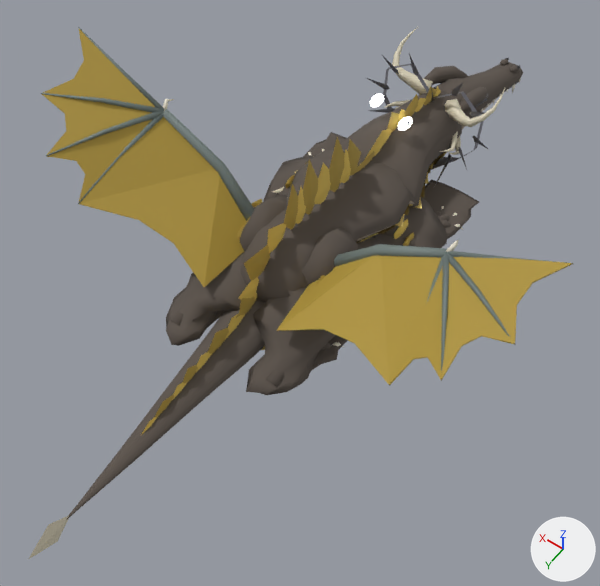
A saved change to the glTF model game/assets/genius/forms/drake-gate-wyrm.glb.
One viewpoint serves both versions: a camera (50 mm lens) standing at (-1.32, 2.03, 2.81) and looking at (-0.15, 0.39, 0.23). The lights are fixed; the arrows at lower right show +X, +Y and +Z. The first picture is the older version. Where no turn or scale is listed for an object, it has been applied to the vertices. Vertices at exactly the same position are counted once.

Script lines for the objects in view, before the commit:
```python
ob_glide_wing_l = bpy.data.objects.new('glide_wing_l', me_glide_wing_l)
ob_glide_wing_l.location = (0.151, 0.242, 0.252)
ob_glide_wing_r = bpy.data.objects.new('glide_wing_r', me_glide_wing_r)
ob_glide_wing_r.location = (-0.151, 0.242, 0.252)
ob_wolf = bpy.data.objects.new('Wolf', me_wolf)
ob_wolf.location = (0.0, 0.0, 0.0)
```
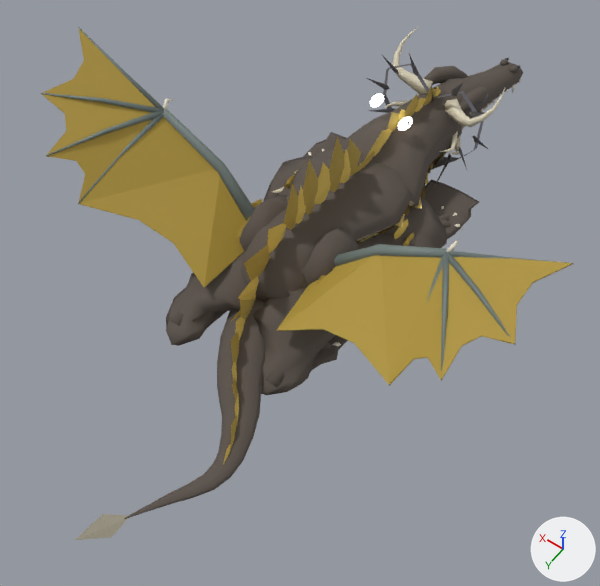
The change in detail:
me_wolf is used by ob_wolf; location (0.0, 0.0, 0.0).
me_wolf had 2828 vertices, 4742 faces and spanned x -0.44..0.44, y -1.39..1.74, z 0.0..0.67.
me_wolf now has 2828 vertices, 4742 faces and spans x -0.44..0.44, y -1.39..1.6, z 0.0..0.67.
me_wolf part 1: the loose piece of 6 vertices spanning x -0.01..0.01, y 0.53..0.72, z 0.13..0.23 is multiplied about its middle by the matrix ((0.934, -0.344, 0.172), (0.338, 0.95, 0.064), (-0.184, -0.002, 0.993)), then moved by (-0.03, 0.0, 0.0).
me_wolf part 2: the loose piece of 6 vertices spanning x -0.01..0.01, y 0.74..0.9, z 0.12..0.2 is multiplied about its middle by the matrix ((0.8, -0.598, 0.151), (0.588, 0.814, 0.111), (-0.187, 0.0, 0.992)), then moved by (-0.13, -0.02, 0.0).
me_wolf part 3: the loose piece of 6 vertices spanning x -0.01..0.01, y 0.89..1.03, z 0.11..0.17 is multiplied about its middle by the matrix ((0.806, -0.555, 0.151), (0.545, 0.82, 0.102), (-0.183, 0.0, 0.973)), then moved by (-0.23, -0.06, 0.0).
me_wolf part 4: the loose piece of 6 vertices spanning x -0.01..0.01, y 1.06..1.2, z 0.1..0.14 is multiplied about its middle by the matrix ((0.926, -0.271, 0.174), (0.266, 0.942, 0.05), (-0.181, 0.0, 0.963)), then moved by (-0.3, -0.08, 0.0).
me_wolf part 5: the loose piece of 6 vertices spanning x -0.01..0.01, y 0.63..0.82, z 0.12..0.24 is multiplied about its middle by the matrix ((0.858, -0.507, 0.164), (0.498, 0.873, 0.095), (-0.189, 0.0, 0.992)), then moved by (-0.07, -0.01, 0.0).
me_wolf part 6: the loose piece of 6 vertices spanning x -0.01..0.01, y 0.83..0.96, z 0.11..0.21 is multiplied about its middle by the matrix ((0.751, -0.643, 0.141), (0.632, 0.765, 0.118), (-0.184, 0.0, 0.982)), then moved by (-0.18, -0.04, 0.0).
me_wolf part 7: the loose piece of 6 vertices spanning x -0.01..0.01, y 0.97..1.13, z 0.1..0.17 is multiplied about its middle by the matrix ((0.874, -0.434, 0.164), (0.427, 0.89, 0.08), (-0.183, 0.0, 0.973)), then moved by (-0.27, -0.07, 0.0).
me_wolf part 8: the loose piece of 6 vertices spanning x -0.01..0.01, y 1.54..1.74, z 0.02..0.16 is multiplied about its middle by the matrix ((0.869, 0.465, 0.168), (-0.456, 0.885, -0.089), (-0.19, 0.0, 0.982)), then moved by (-0.12, -0.13, 0.0).
me_wolf part 9: 196 of 2828 vertices moved; they spanned x -0.15..0.15, y 0.38..1.56, z 0.01..0.27 and now span x -0.36..0.15, y 0.37..1.45, z 0.01..0.27; mean shift (-0.17, -0.06, 0.0); largest move (0.0, 1.19, 0.05) -> (-0.32, 1.11, 0.06).
Other edits to the shape of me_wolf do not show in these pictures.

What differs and where, as boxes (x1, y1, x2, y2) in the pictures (600 x 586 px; the box of a moved part takes in the faces that stretch with it):
'Wolf', reshaped (9% narrower)
    before: (29, 27, 523, 559)
    after: (75, 27, 523, 540)
part 1 of me_wolf, moved or reshaped
    before: (225, 314, 245, 339)
    after: (235, 316, 246, 340)
part 2 of me_wolf, moved or reshaped
    before: (196, 352, 212, 372)
    after: (232, 362, 237, 381)
part 3 of me_wolf, moved or reshaped
    before: (172, 382, 187, 400)
    after: (235, 395, 239, 422)
part 4 of me_wolf, moved or reshaped
    before: (141, 417, 157, 435)
    after: (223, 437, 235, 464)
part 5 of me_wolf, moved or reshaped
    before: (208, 328, 229, 354)
    after: (231, 333, 239, 363)
part 6 of me_wolf, moved or reshaped
    before: (183, 365, 198, 383)
    after: (232, 378, 238, 402)
part 7 of me_wolf, moved or reshaped
    before: (155, 395, 174, 418)
    after: (230, 416, 237, 450)
part 8 of me_wolf, moved or reshaped
    before: (29, 516, 69, 559)
    after: (75, 514, 128, 540)
part 9 of me_wolf, moved or reshaped
    before: (66, 293, 265, 520)
    after: (124, 294, 265, 519)
